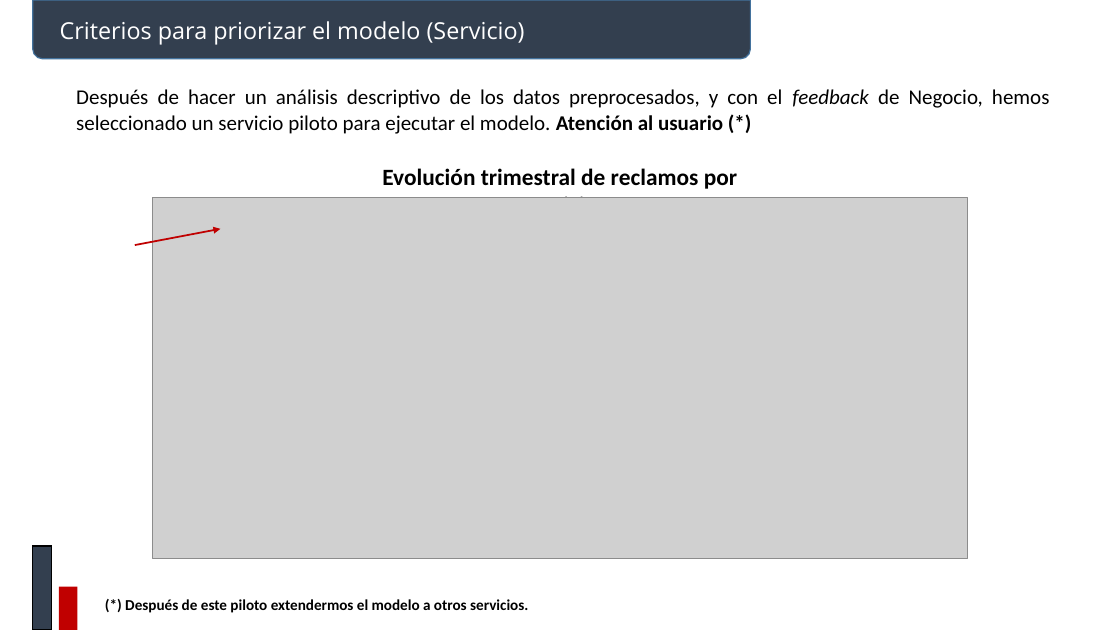
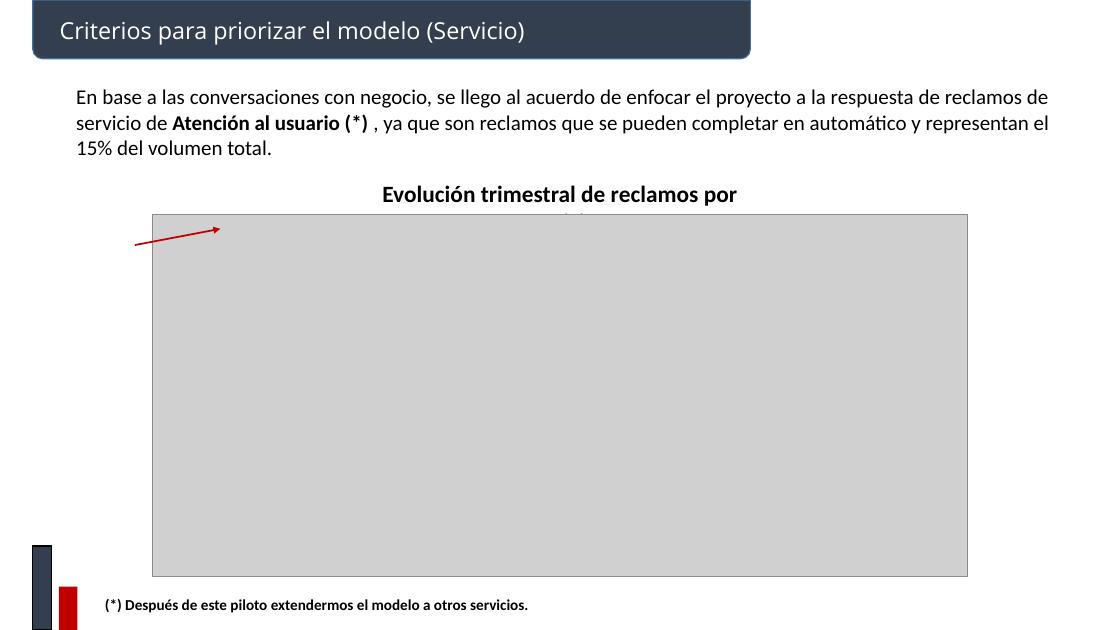
Before and after one commit to johnkbarrera/R2D2, a slide deck: slide 2 of BancoNacion/documentos/Reclamos _03_01.pptx. Drawn at 1120x630 pixels with LibreOffice and Linux fonts; fonts in the diff are those of the drawing; grey boxes stand for pictures. Boxes give left, top, right and bottom in pixels: in the first picture for what was removed or moved away, otherwise in the second. Text is boxed around its words. In the diff, an @@ line names an element or a change of style, - is before the commit and + after.

Commit message:
reclamos 03 01 text

```diff
--- a/BancoNacion/documentos/Reclamos _03_01.pptx
+++ b/BancoNacion/documentos/Reclamos _03_01.pptx
@@ text at bbox=[76, 89, 1049, 155]: text changed @@
-Después de hacer un análisis descriptivo de los datos preprocesados, y con el feedback de Negocio, hemos seleccionado un servicio piloto para ejecutar el modelo. Atención al usuario (*)
+En base a las conversaciones con negocio, se llego al acuerdo de enfocar el proyecto a la respuesta de reclamos de servicio de Atención al usuario (*) , ya que son reclamos que se pueden completar en automático y representan el 15% del volumen total.
@@ text "Evolución trimestral de reclamos por ...": place and size @@
-text "Evolución trimestral de reclamos por ..." at bbox=[382, 168, 737, 198]
+text "Evolución trimestral de reclamos por ..." at bbox=[382, 185, 737, 215]
@@ picture: place and size @@
-picture at bbox=[153, 197, 968, 559]
+picture at bbox=[153, 215, 968, 576]
```
